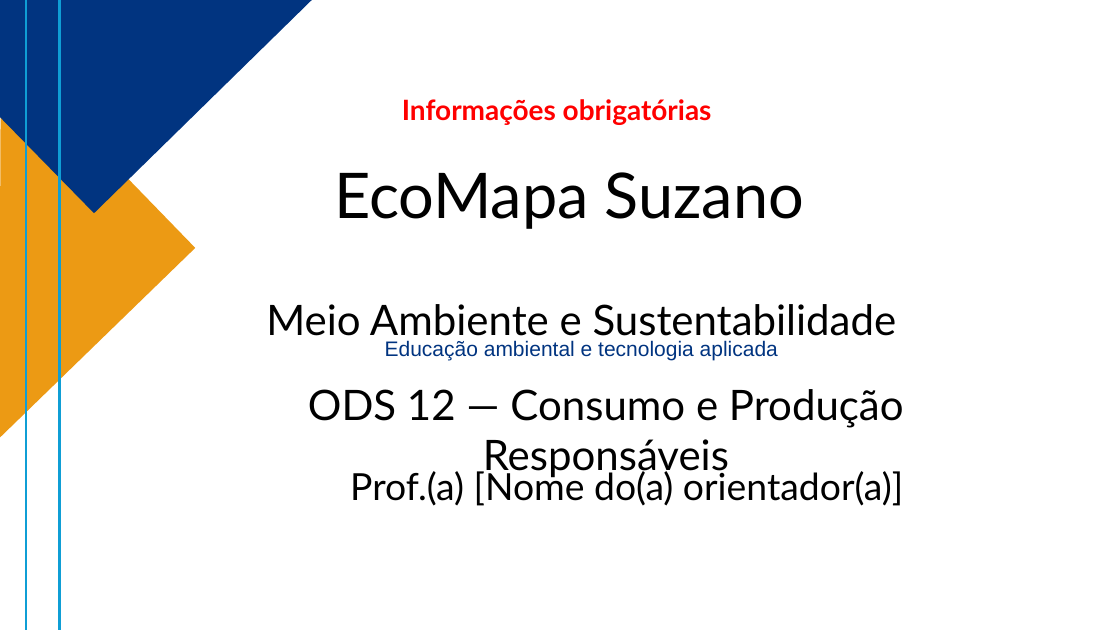
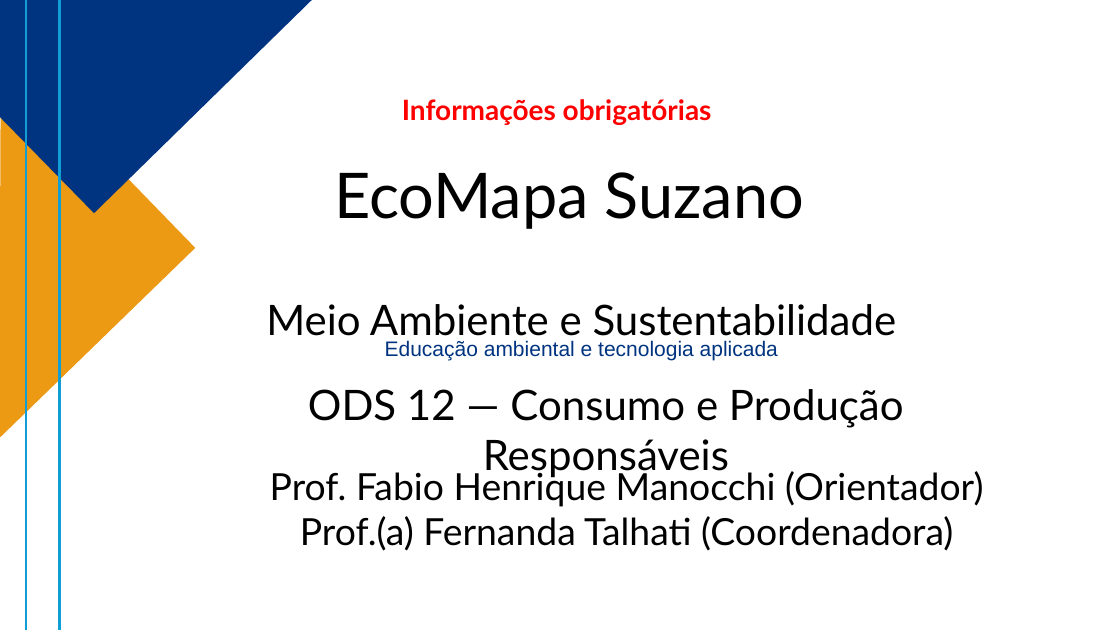
Before and after one commit to rafael-calixto1/itinerario, a slide deck: slide 2 of EcoMapa_Suzano_Apresentacao.pptx. Drawn at 1120x630 pixels with LibreOffice and Linux fonts; fonts in the diff are those of the drawing. Boxes give left, top, right and bottom in pixels: in the first picture for what was removed or moved away, otherwise in the second. Text is boxed around its words. In the diff, an @@ line names an element or a change of style, - is before the commit and + after.

Commit message:
docs(apresentacao): adiciona professor orientador e coordenadora

```diff
--- a/EcoMapa_Suzano_Apresentacao.pptx
+++ b/EcoMapa_Suzano_Apresentacao.pptx
@@ text at <box>270,468,983,551</box>: text changed @@
-Prof.(a) [Nome do(a) orientador(a)]
+Prof. Fabio Henrique Manocchi (Orientador)
+Prof.(a) Fernanda Talhati (Coordenadora)
```
